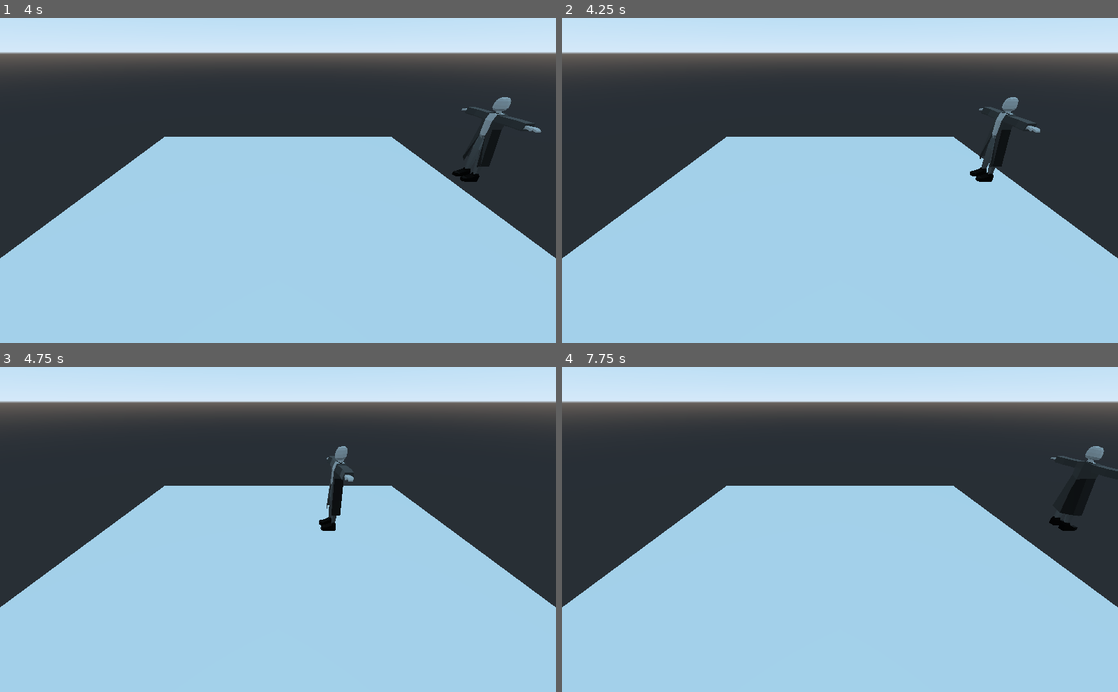
Above: before the commit, frames 1-4 (two rows, left to right).
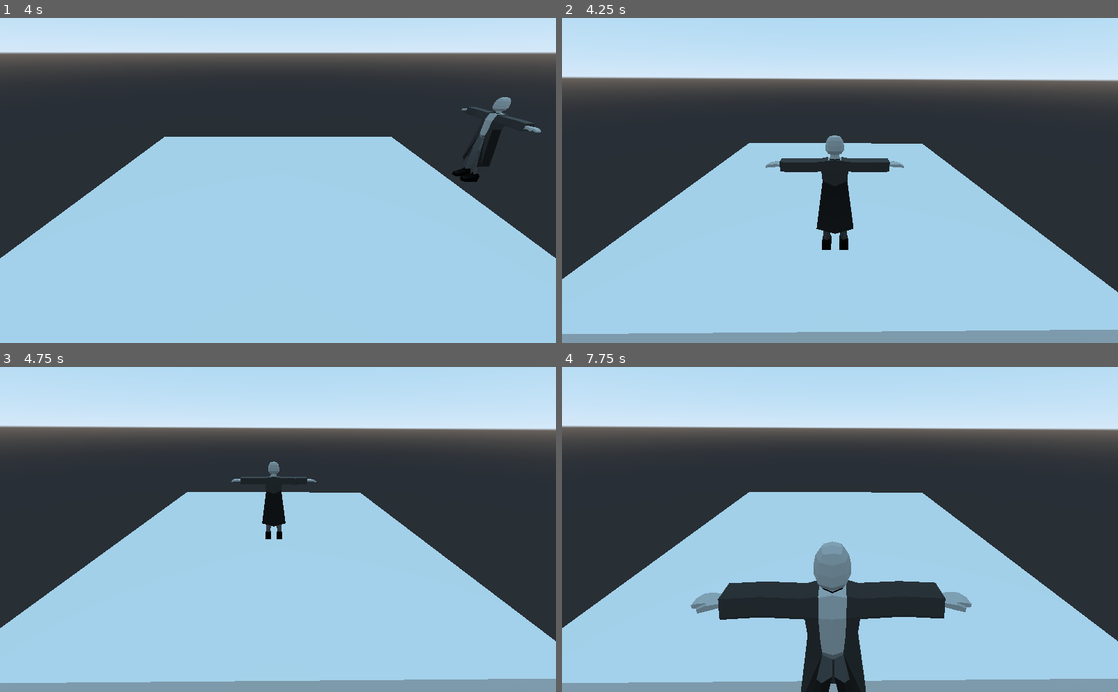
Above: after the commit, the same moments.

Repository: DiegoG784/SPiRiTUally
Game: Godot game, scene res://rooms/debug_room/debug_room.tscn
Two runs of this game, one before a commit and one after it. Both use one fixed random seed, a clock stepped at 60 frames per second and the inputs below.
Inputs:
- Up to frame 1 (4 s): tap Enter at 0.5 s; hold D (walk_right) 0.53-1.28 s; hold S (walk_backward) 1.28-2.03 s; hold D (walk_right) 2.03-2.78 s; tap Space at 2.75 s; hold W (walk_forward) 2.78-3.53 s; hold A (walk_left) from 3.53 s (still down)
- Up to frame 2 (4.25 s): keep holding A (walk_left)
- Up to frame 3 (4.75 s): keep holding A (walk_left)
- Up to frame 4 (7.75 s): release A (walk_left) at 5.03 s; hold S (walk_backward) 5.03-5.78 s; hold D (walk_right) 5.78-6.53 s; hold W (walk_forward) 6.53-7.28 s; hold D (walk_right) from 7.28 s (still down)

Frame 1 is identical in both runs. In frame 2, 24% of the frame differs, in the area x 0-100%, y 10-100%; in frame 3, 23%; in frame 4, 30%.
Error after the commit: Invalid call. Nonexistent function 'name' in base 'Resource (item_base.gd)'. (res://managers/item_manager.gd:3)

Commit message:
Código para os switchers e inventário
- Agora o camera_switcher está funcionando o básico
- inventário possui uma organização de tipo de itens e um método vazio adiiconado, obviamente mais código deverá ser adicionado no futuro

Diff:
--- a/database/components/scene/camera_switcher.tscn
+++ b/database/components/scene/camera_switcher.tscn
@@ -1,3 +1,10 @@
-[gd_scene format=2]
+[gd_scene load_steps=2 format=2]
+
+[ext_resource path="res://entities/base/components/scene/camera_switcher.gd" type="Script" id=1]
 
 [node name="camera_switcher" type="Area"]
+script = ExtResource( 1 )
+
+[node name="CollisionShape" type="CollisionShape" parent="."]
+
+[connection signal="body_entered" from="." to="." method="player_entered"]
--- a/database/components/scene/scene_switcher.tscn
+++ b/database/components/scene/scene_switcher.tscn
@@ -1,3 +1,8 @@
-[gd_scene format=2]
+[gd_scene load_steps=2 format=2]
+
+[ext_resource path="res://entities/base/components/scene/scene_changer.gd" type="Script" id=1]
 
 [node name="scene_switcher" type="Area"]
+script = ExtResource( 1 )
+
+[node name="CollisionShape" type="CollisionShape" parent="."]
--- a/entities/base/components/scene/camera_switcher.gd
+++ b/entities/base/components/scene/camera_switcher.gd
@@ -1,9 +1,7 @@
 extends Area
 class_name CameraSwitcher
 
-# Declare member variables here. Examples:
-# var a = 2
-# var b = "text"
+export(NodePath) var camera_to_switch
 
 
 # Called when the node enters the scene tree for the first time.
@@ -14,3 +12,13 @@
 # Called every frame. 'delta' is the elapsed time since the previous frame.
 #func _process(delta):
 #	pass
+
+
+func player_entered(body):
+	if body is Player:
+		pass
+		if camera_to_switch:
+			get_node(camera_to_switch).current = true
+		else:
+			printerr("O nó " + self.name + " não possui uma câmera em sua variável!")
+#		executar tratamento de
--- a/entities/base/entity/base/state_machine/state_base.gd
+++ b/entities/base/entity/base/state_machine/state_base.gd
@@ -28,6 +28,7 @@
 func get_input(delta):
 	#jump = Input.is_action_just_pressed("jump")
 	var entity_motion = Vector3()
+
 	entity_motion.x = Input.get_action_strength("walk_right") - Input.get_action_strength("walk_left")
 	entity_motion.z = Input.get_action_strength("walk_backward") - Input.get_action_strength("walk_forward")
 
--- a/entities/base/resources/item_base.gd
+++ b/entities/base/resources/item_base.gd
@@ -5,4 +5,4 @@
 export(String) var name
 export(String, MULTILINE) var description
 export(int) var value
-export(PackedScene) var scene
+export(PackedScene) var scene #Talvez usado para armas
--- a/managers/item_manager.gd
+++ b/managers/item_manager.gd
@@ -1,6 +1,9 @@
 extends Node
 
-var inventory #Ver como vai ser guardado os itens do jogo (através de recursos ou algo mais complexo envolvendo arrays?)
+var inventory = [
+	Item.new().name("Item único"),
+	[Item.new().name("item stackável"), 4],
+]#Ver como vai ser guardado os itens do jogo (através de recursos ou algo mais complexo envolvendo arrays?)
 
 
 func add_item(item_name):
@@ -8,3 +11,6 @@
 
 func remove_item(item_name):
 	pass
+
+func use_item(item_name, quantity):
+	pass
--- a/rooms/debug_room/debug_room.tscn
+++ b/rooms/debug_room/debug_room.tscn
@@ -1,8 +1,13 @@
-[gd_scene load_steps=3 format=2]
+[gd_scene load_steps=5 format=2]
 
 [ext_resource path="res://database/player.tscn" type="PackedScene" id=1]
+[ext_resource path="res://database/components/scene/camera_switcher.tscn" type="PackedScene" id=2]
 
 [sub_resource type="BoxShape" id=1]
+
+[sub_resource type="CapsuleShape" id=2]
+radius = 0.677
+height = 4.569
 
 [node name="debug_room" type="Spatial"]
 
@@ -21,3 +26,16 @@
 [node name="Camera" type="Camera" parent="."]
 transform = Transform( 1, 0, 0, 0, 0.876366, 0.481647, 0, -0.481647, 0.876366, 0, 11.3493, 18.592 )
 current = true
+
+[node name="camera_switcher" parent="." instance=ExtResource( 2 )]
+transform = Transform( 1, 0, 0, 0, 1, 0, 0, 0, 1, 20.0849, 0, -6.77819 )
+camera_to_switch = NodePath("../another_camera")
+
+[node name="CollisionShape" parent="camera_switcher" index="0"]
+transform = Transform( 1, 0, 0, 0, 1, 0, 0, 0, 1, -4.78271, 0.863847, 3.49406 )
+shape = SubResource( 2 )
+
+[node name="another_camera" type="Camera" parent="."]
+transform = Transform( 0.0115768, -0.400749, 0.916115, 0.00506379, 0.916188, 0.400717, -0.99992, 0, 0.0126358, 24.6568, 10.9133, -0.214405 )
+
+[editable path="camera_switcher"]
